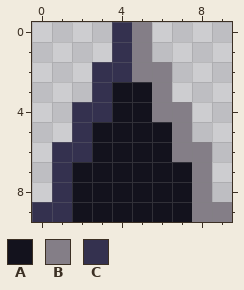
Two versions of one pixel-art sprite, unity/Assets/Sprites/spike.png. The first picture shows the starting point.
The file is 100x100 pixels, drawn in blocks of 10x10; one block is one cell here.
Palette (. is transparent): A #13121d  B #847e87  C #34314f
Pixels before, first column x 0:
 0 ....CB....
 1 ....CB....
 2 ...CCBB...
 3 ...CAAB...
 4 ..CCAABB..
 5 ..CAAAAB..
 6 .CCAAAABB.
 7 .CAAAAAAB.
 8 .CAAAAAAB.
 9 CCAAAAAABB
Now the later version:
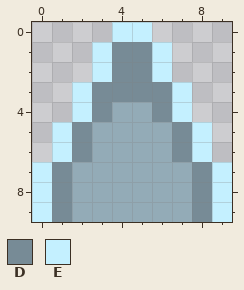
Colours new in this view: D #778b96  E #c4f0ff
Difference:
colour A: #13121d -> #93abb7
y 0: x 4..5 CB -> EE
y 1: x 3..6 .CB. -> EDDE
y 2: x 3..6 CCBB -> EDDE
y 3: x 2..7 .CAAB. -> EDDDDE
y 4: x 2..3 CC -> ED; x 6..7 BB -> DE
y 5: x 1..2 .C -> ED; x 7..8 B. -> DE
y 6: x 1..2 CC -> ED; x 7..8 BB -> DE
y 7..8: x 0..1 .C -> ED; x 8..9 B. -> DE
y 9: x 0..1 CC -> ED; x 8..9 BB -> DE
Pixel boxes of the changes (left, top, right, bottom) in both pictures:
changed: (32, 22, 232, 222)
